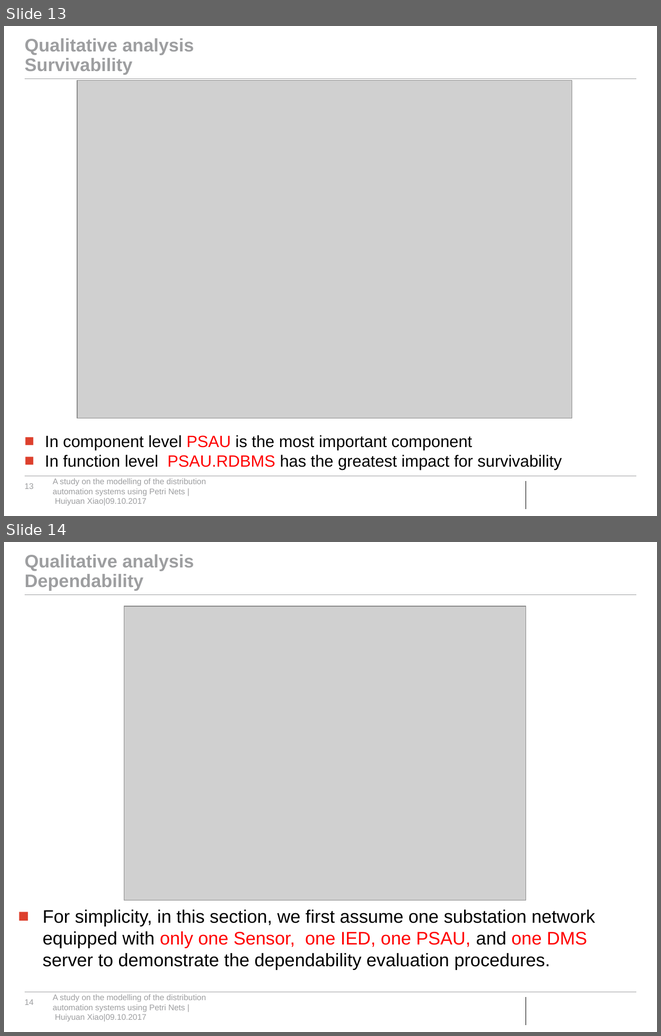
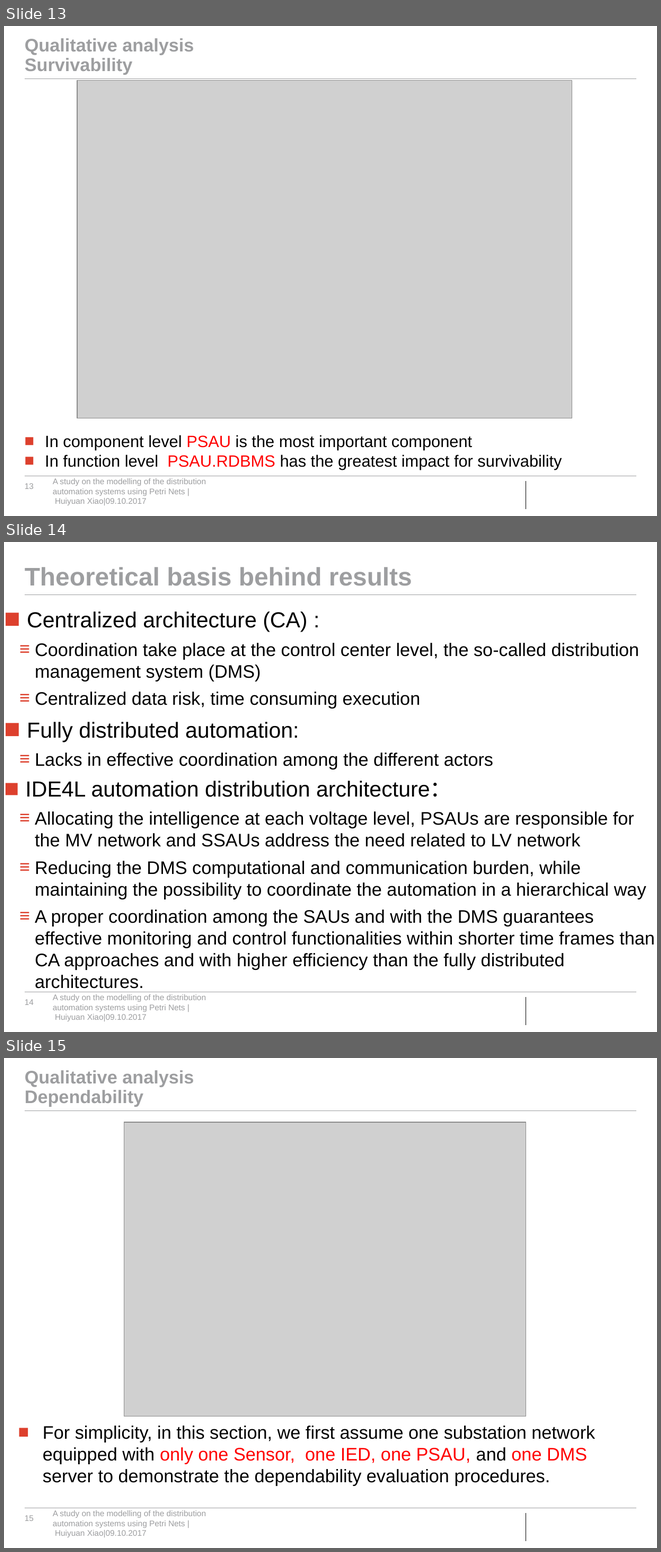
Before and after one commit to MayayaXiao/master-thesis, a slide deck: 02_Thesis/02_Presentation_Thesis/Thesis presentation .pptx. Shown one above the other, each under a label of ours: slides 13 and 14 before the commit, slides 13, 14 and 15 after it. The pictures are 661x1036 and 661x1552 pixels, drawn with LibreOffice and Linux fonts; fonts in the diff are those of the drawing; grey boxes stand for pictures; background and template pictures are left out. Boxes give left, top, right and bottom in pixels: in the first picture for what was removed or moved away, otherwise in the second. Text is boxed around its words. In the diff, an @@ line names an element or a change of style, - is before the commit and + after.

```diff
--- a/02_Thesis/02_Presentation_Thesis/Thesis presentation .pptx
+++ b/02_Thesis/02_Presentation_Thesis/Thesis presentation .pptx
@@ slide 14 added at [4,542,657,1032], background #FFFFFF; not listed: 5 template elements that a slide beside it also shows @@
@@ title added at [25,567,412,586], 28 pt, text #9D9EA0, bold @@
+Theoretical basis behind results
@@ text added at [25,611,655,988], 20 pt, text #000000 @@
+■ Centralized architecture (CA) :
+  ≡ Coordination take place at the control center level, the so-called distribution management system (DMS)
+  ≡ Centralized data risk, time consuming execution
+■ Fully distributed automation:
+  ≡ Lacks in effective coordination among the different actors
+■ IDE4L automation distribution architecture：
+  ≡ Allocating the intelligence at each voltage level, PSAUs are responsible for the MV network and SSAUs address the need related to LV network
+  ≡ Reducing the DMS computational and communication burden, while maintaining the possibility to coordinate the automation in a hierarchical way
+  ≡ A proper coordination among the SAUs and with the DMS guarantees effective monitoring and control functionalities within shorter time frames than CA approaches and with higher efficiency than the fully distributed architectures.
@@ what was slide 14 is now slide 15 @@
@@ page number at [25,1515,34,1521]: text changed @@
-14
+15
```
Also in this commit, not shown: 2 slides changed.
